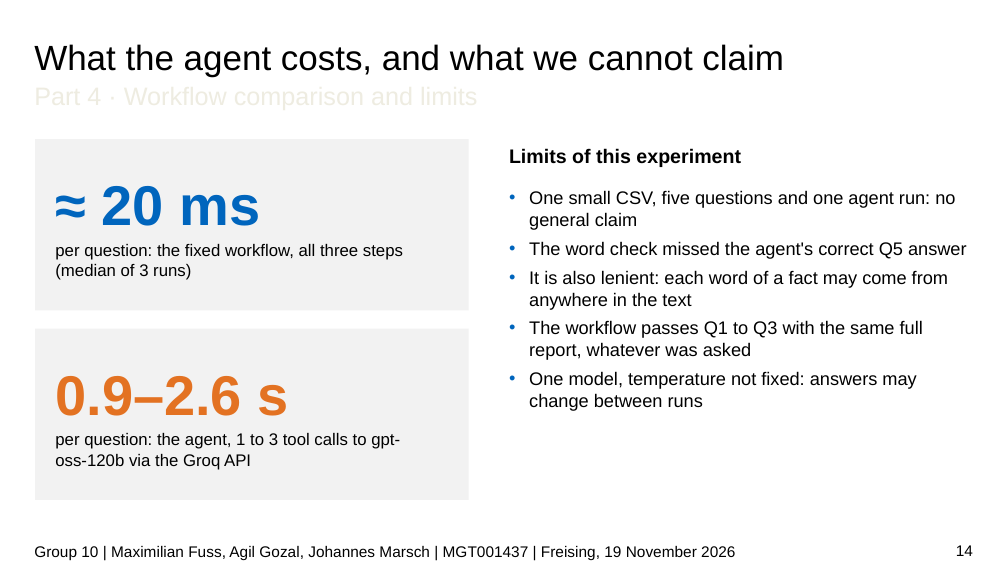
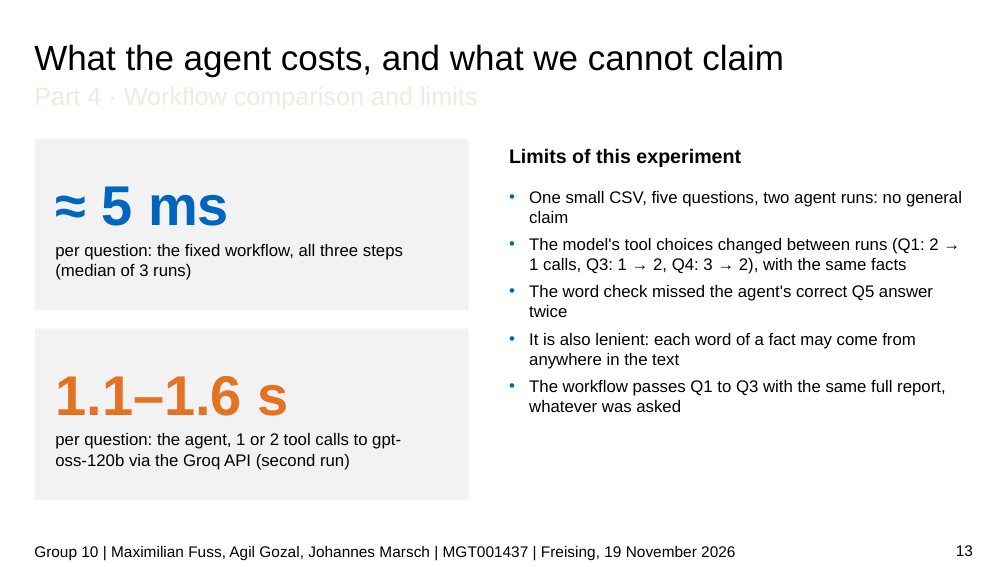
Before and after one commit to JPMarsch/Python_Group_10, a slide deck: slide 13 of presentation/G10_presentation_draft.pptx (slide 14 before the commit). Drawn at 1008x567 pixels with LibreOffice and Linux fonts; fonts in the diff are those of the drawing; background and template pictures are left out. Boxes give left, top, right and bottom in pixels: in the first picture for what was removed or moved away, otherwise in the second. Text is boxed around its words. In the diff, an @@ line names an element or a change of style, - is before the commit and + after.

```diff
--- a/presentation/G10_presentation_draft.pptx
+++ b/presentation/G10_presentation_draft.pptx
@@ text in rectangle at [102, 186, 229, 226]: text changed @@
-≈ 20 ms
+≈ 5 ms
@@ text at [529, 191, 962, 317]: text changed; size 13 to 12 pt @@
-• One small CSV, five questions and one agent run: no general claim
-• The word check missed the agent's correct Q5 answer
+• One small CSV, five questions, two agent runs: no general claim
+• The model's tool choices changed between runs (Q1: 2 → 1 calls, Q3: 1 → 2, Q4: 3 → 2), with the same facts
+• The word check missed the agent's correct Q5 answer twice
@@ text at [529, 333, 945, 412]: size 13 to 12 pt in "It is also lenient: each word of ...", "The workflow passes Q1 to Q3 with ..."; less space between paragraphs @@
@@ text in rectangle at [55, 376, 401, 470]: text changed @@
-0.9–2.6 s
-per question: the agent, 1 to 3 tool calls to gpt-oss-120b via the Groq API
+1.1–1.6 s
+per question: the agent, 1 or 2 tool calls to gpt-oss-120b via the Groq API (second run)
@@ text at [529, 371, 916, 411]: paragraph removed @@
-• One model, temperature not fixed: answers may change between runs
@@ page number at [956, 545, 973, 556]: text changed @@
-14
+13
```
Also in this commit, not shown: 10 other slides changed, 1 slide removed.
